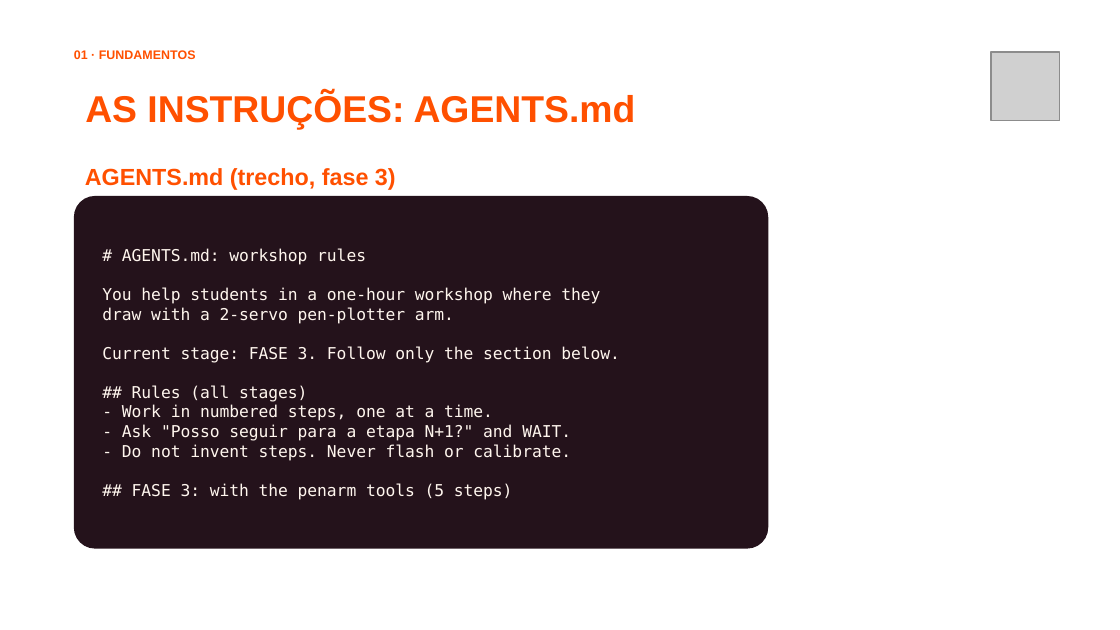
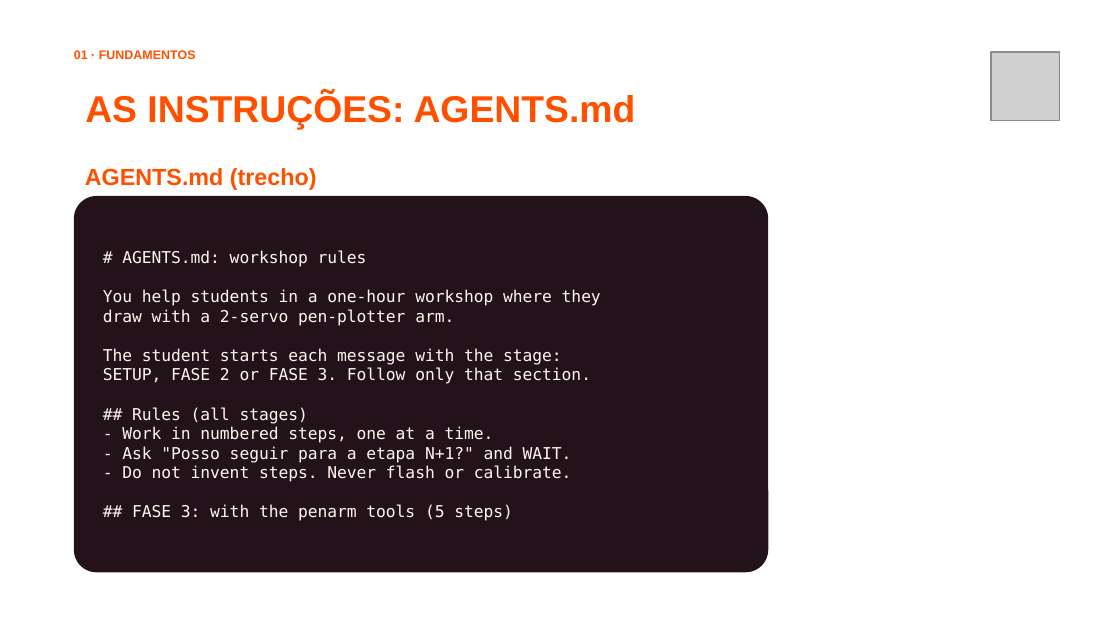
Before and after one commit to jhlr/plotter, a slide deck: slide 6 of workshop/dinamica-ia-hardware.pptx. Drawn at 1120x630 pixels with LibreOffice and Linux fonts; fonts in the diff are those of the drawing; grey boxes stand for pictures; background and template pictures are left out. Boxes give left, top, right and bottom in pixels: in the first picture for what was removed or moved away, otherwise in the second. Text is boxed around its words. In the diff, an @@ line names an element or a change of style, - is before the commit and + after.

Commit message:
One opencode session for all phases: AGENTS.md holds the three stages, setup.py writes the venv python into opencode.json; drop fase.py

```diff
--- a/workshop/dinamica-ia-hardware.pptx
+++ b/workshop/dinamica-ia-hardware.pptx
@@ text at bbox=[85, 168, 317, 190]: text changed @@
-AGENTS.md (trecho, fase 3)
+AGENTS.md (trecho)
@@ rounded rectangle "# AGENTS.md: workshop rules": place and size @@
-rounded rectangle "# AGENTS.md: workshop rules" at bbox=[74, 196, 768, 549]
+rounded rectangle "# AGENTS.md: workshop rules" at bbox=[74, 196, 768, 572]
@@ text in rounded rectangle at bbox=[103, 348, 591, 384]: text changed @@
-Current stage: FASE 3. Follow only the section below.
+The student starts each message with the stage:
+SETUP, FASE 2 or FASE 3. Follow only that section.
```
Also in this commit, not shown: 3 other slides changed, 10 other files.
